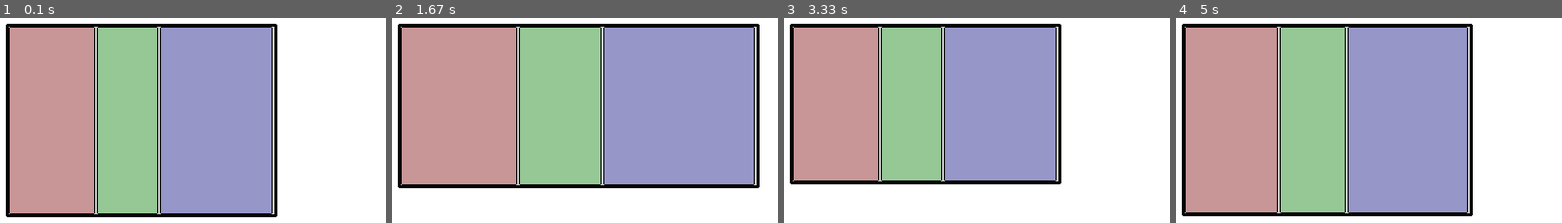
Above: before the commit, frames 1-4 (left to right).
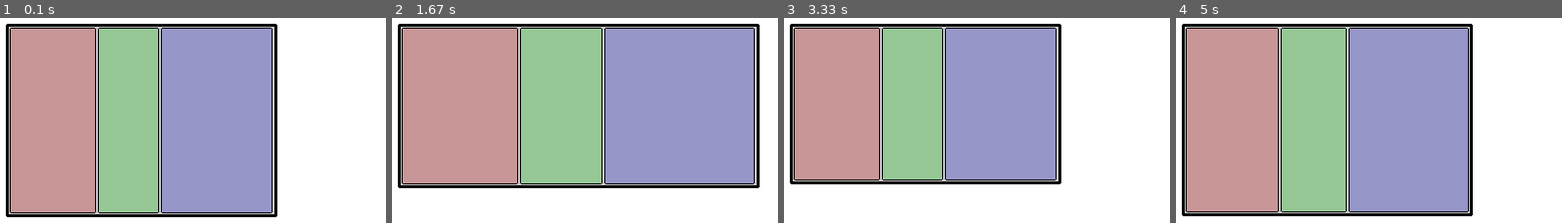
Above: after the commit, the same moments.

Repository: Machine-builder/pygame-ui
Game: pygame game, started from src/examples/basic.py
The game is run twice, just before and just after one commit, with the same random seed, the same clock (stepped at 60 frames per second) and the same inputs.
Inputs (mouse positions are in pixels of both pictures, inside the frame that each line leads up to):
- Up to frame 1 (0.1 s): no input
- Up to frame 2 (1.67 s): hold D 0.33-0.8 s; move the mouse to (outside the picture) at 0.37 s; hold W 0.83-1.13 s; hold D 1.17-1.63 s
- Up to frame 3 (3.33 s): hold A 1.67-2.2 s; hold S 2.23-2.53 s; hold A 2.57-2.97 s; hold W from 3 s (still down)
- Up to frame 4 (5 s): release W at 3.37 s; hold D 3.4-4.03 s; hold S 4.07-4.43 s; hold A 4.47-4.93 s; hold D from 4.97 s (still down)

The runs differ from the first frame. In frame 1, 3.5% of the frame differs, in the area x 2-71%, y 4-96%; in frame 2, 3.6%; in frame 3, 3.1%; in frame 4, 4.0%, in the area x 2-76%, y 4-96%.

Commit message:
Add files via upload

Diff:
--- a/setup.py
+++ b/setup.py
@@ -5,7 +5,7 @@
 
 setuptools.setup(
     name="pygame-ui-mb",
-    version="0.0.4",
+    version="0.0.5",
     author="MACHINE_BUILDER",
     description="A package for fluid uis in PyGame",
     long_description=long_description,
--- a/src/PygameUi/__init__.py
+++ b/src/PygameUi/__init__.py
@@ -1,4 +1,4 @@
-__version__ = '0.0.4'
+__version__ = '0.0.5'
 
 from .layout import Layout
 
--- a/src/PygameUi/container.py
+++ b/src/PygameUi/container.py
@@ -87,6 +87,25 @@
         matches = [
             child for child in self._children if filter_function(child)]
         return matches
+
+
+    # run functions on children -------------------------------------------- #
+
+    def run_functions_on_children(self, function, all_children=True):
+        """run a given function on this widget's children
+        all_children specifies whether to run the function
+        for every child under this widget (deep search),
+        or just to run it for each top-level child
+
+        returns the amount of children that the function
+        was run on"""
+        if all_children:
+            run_function_on = self.all_children()
+        else:
+            run_function_on = self._children
+        for child in run_function_on:
+            function(child)
+        return len(run_function_on)
 
 
     # minimum size check --------------------------------------------------- #
@@ -151,18 +170,21 @@
             cover_area = self.w
             cover_area -= sum([child.w for child in self.filter_children_top(
                 lambda c: not c.style.stretch[0])])
-            cover_area -= self._padding[1]
-            cover_area -= self._padding[3]
-            cover_area -= self.margin[1]
-            cover_area -= self.margin[3]
+            cover_area -= self.style.padding[1]
+            cover_area -= self.style.padding[3]
+            cover_area -= self.style.margin[1]
+            cover_area -= self.style.margin[3]
+            if self.name == 'debug':
+                print(self.size)
+                print("fluid area X:", cover_area)
         elif axis == Tags.Y:
             cover_area = self.h
             cover_area -= sum([child.w for child in self.filter_children_top(
                 lambda c: not c.style.stretch[1])])
-            cover_area -= self._padding[0]
-            cover_area -= self._padding[2]
-            cover_area -= self.margin[0]
-            cover_area -= self.margin[2]
+            cover_area -= self.style.padding[0]
+            cover_area -= self.style.padding[2]
+            cover_area -= self.style.margin[0]
+            cover_area -= self.style.margin[2]
         return cover_area
 
     def align_fluid_children(self):
@@ -236,14 +258,14 @@
 
                 # calculate the individual height of each child widget
                 height_individual = self.h
-                height_individual -= self._padding[0] # T padding (top)
-                height_individual -= self._padding[2] # B padding (bottom)
-                height_individual -= self.margin[0] # T margin (top)
-                height_individual -= self.margin[2] # B margin (bottom)
+                height_individual -= self.style.padding[0] # T padding (top)
+                height_individual -= self.style.padding[2] # B padding (bottom)
+                height_individual -= self.style.margin[0] # T margin (top)
+                height_individual -= self.style.margin[2] # B margin (bottom)
 
                 # track the x position for each child widget,
                 # so we can move it according to each child's width
-                x_position = self._padding[1] + self.margin[1]
+                x_position = self.style.padding[1] + self.style.margin[1]
 
                 # change the widths of all the fluid-width children
                 for child in self._children:
@@ -267,7 +289,7 @@
                     # set the child's y position to this widget's padding
                     # basically, push it down a bit to give it room from
                     # the top border
-                    child.y = self._padding[0] + self.margin[0]
+                    child.y = self.style.padding[0] + self.style.margin[0]
 
         elif layout.direction == Tags.COL:
             if layout.size == Tags.FIT:
@@ -291,14 +313,14 @@
 
                 # calculate the individual width of each child widget
                 width_individual = self.w
-                width_individual -= self._padding[1] # L padding (left)
-                width_individual -= self._padding[3] # R padding (right)
-                width_individual -= self.margin[1] # L margin (left)
-                width_individual -= self.margin[3] # R margin (right)
+                width_individual -= self.style.padding[1] # L padding (left)
+                width_individual -= self.style.padding[3] # R padding (right)
+                width_individual -= self.style.margin[1] # L margin (left)
+                width_individual -= self.style.margin[3] # R margin (right)
 
                 # track the y position for each child widget,
                 # so we can move it according to each child's height
-                y_position = self._padding[0] + self.margin[0]
+                y_position = self.style.padding[0] + self.style.margin[0]
 
                 # change the widths of all the fluid-height children
                 for child in self._children:
@@ -321,7 +343,7 @@
                     # set the child's x position to this widget's padding
                     # basically, push it right a bit to give it room from
                     # the left border
-                    child.x = self._padding[1] + self.margin[1]
+                    child.x = self.style.padding[1] + self.style.margin[1]
 
         for child in self._children:
             if child._has_children:
--- a/src/PygameUi/styles.py
+++ b/src/PygameUi/styles.py
@@ -1,5 +1,39 @@
 import pygame
 from .widget_tags import Tags
+from typing import Union
+
+
+class Utility():
+    @staticmethod
+    def Colour(colour):
+        """takes an argument, and returns an RGB tuplet"""
+        if type(colour) == tuple:
+            return colour
+        if type(colour) == list:
+            return tuple(colour)
+        if type(colour) == int:
+            return (colour,colour,colour)
+        if type(colour) == float:
+            return Utility.Colour(int(colour*255))
+
+    @staticmethod
+    def QuadTLBR(value):
+        """takes an argument, and returns a TLBR tuplet"""
+        if type(value) == tuple:
+            if len(value) == 4:
+                return value
+            if len(value) == 2:
+                return (value[1], value[0],
+                        value[1], value[0])
+        if type(value) == list:
+            if len(value) == 4:
+                return tuple(value)
+            if len(value) == 2:
+                return (value[1], value[0],
+                        value[1], value[0])
+        if type(value) == int:
+            return (value,value,value,value)
+
 
 class Style():
     """a widget's style
@@ -12,6 +46,8 @@
         self._border = border
         self._border_radius = border_radius
 
+        self._transparent_background = False
+
         self.stretch = (True,True)
         self.stretch_value = (1,1)
 
@@ -21,10 +57,11 @@
         self._padding = (1,1,1,1)
 
     def draw(self, surface, rect):
-        pygame.draw.rect(surface=surface,
-                         color=self._background,
-                         rect=rect,
-                         border_radius=self._border_radius)
+        if not self._transparent_background:
+            pygame.draw.rect(surface=surface,
+                             color=self._background,
+                             rect=rect,
+                             border_radius=self._border_radius)
         if self.border[0] != 0:
             border_width, border_colour = self._border
             pygame.draw.rect(surface=surface,
@@ -38,7 +75,18 @@
         return self._background
     @background.setter
     def background(self, colour):
-        self._background = colour
+        self._background = Utility.Colour(colour)
+    def set_background(self, colour):
+        self.background = colour
+
+    @property
+    def transparent_background(self):
+        return self._transparent_background
+    @transparent_background.setter
+    def transparent_background(self, value:bool):
+        self._transparent_background = value
+    def set_transparent_background(self, value:bool):
+        self.transparent_background = value
 
     @property
     def border(self):
@@ -46,34 +94,47 @@
     @border.setter
     def border(self, border):
         self._border = border
+    def set_border(self, border):
+        self.border = border
 
     @property
     def border_colour(self):
         return self._border[1]
     @border_colour.setter
     def border_colour(self, colour):
-        self._border = (self._border[0], colour)
+        self._border = (self._border[0],Utility.Colour(colour))
+    def set_border_colour(self, colour):
+        self.border_colour = colour
 
     @property
     def border_thickness(self):
         return self._border[0]
     @border_thickness.setter
-    def border_thickness(self, thickness):
+    def border_thickness(self, thickness:int):
         self._border = (thickness, self._border[1])
+    def set_border_thickness(self, thickness:int):
+        self.border_thickness = thickness
 
     @property
     def border_radius(self):
         return self._border_radius
     @border_radius.setter
-    def border_radius(self, radius):
+    def border_radius(self, radius:int):
         self._border_radius = radius
+    def set_border_radius(self, radius:int):
+        self.border_radius = radius
 
     @property
     def margin(self):
         return self._margin
     @margin.setter
     def margin(self, margin):
-        self._margin = margin
+        self._margin = Utility.QuadTLBR(margin)
+        self.ensure_positive_margin()
+
+    def ensure_positive_margin(self):
+        self._margin = (max(self._margin[0],0), max(self._margin[1],0),
+                        max(self._margin[2],0), max(self._margin[3],0))
 
     @property
     def margin_align(self):
@@ -87,4 +148,4 @@
         return self._padding
     @padding.setter
     def padding(self, padding):
-        self._padding = padding
+        self._padding = Utility.QuadTLBR(padding)
--- a/src/PygameUi/widget.py
+++ b/src/PygameUi/widget.py
@@ -237,16 +237,7 @@
         return self.style.padding
     @padding.setter
     def padding(self, padding):
-        if type(padding) == tuple:
-            if len(padding) == 4:
-                self.style.padding = padding
-            elif len(padding) == 2:
-                self.style.padding = (padding[1],
-                                 padding[0],
-                                 padding[1],
-                                 padding[0])
-        elif type(padding) == int:
-            self.style.padding = (padding,padding,padding,padding)
+        self.style.padding = padding
         self.reposition_children_check()
 
     @property
@@ -254,20 +245,8 @@
         return self.style.margin
     @margin.setter
     def margin(self, margin):
-        if type(margin) == tuple:
-            if len(margin) == 4:
-                self.style.margin = margin
-            elif len(margin) == 2:
-                self.style.margin = (margin[1], margin[0],
-                                     margin[1], margin[0])
-        elif type(margin) == int:
-            self.style.margin = (margin,margin,margin,margin)
-        self.ensure_positive_margin()
+        self.style.margin = margin
         self.reposition_children_check()
-
-    def ensure_positive_margin(self):
-        self.style.margin = (max(self.margin[0],0), max(self.margin[1],0),
-                             max(self.margin[2],0), max(self.margin[3],0))
 
 
     # borders & rects ------------------------------------------------------ #
@@ -332,7 +311,7 @@
             child.draw(surface)
 
 
-
+    # event-linking functionality ------------------------------------------ #
 
     @property
     def on_click(self): return self._on_click
@@ -344,6 +323,7 @@
         self._on_click = function
 
 
+    # minimum-size calculations for scaling -------------------------------- #
 
     def ovr_add_minimum_size(self):
         """function intended to be overwritten"""
@@ -383,6 +363,9 @@
 
         return tuple(min_size)
 
+
+    # fluid margins -------------------------------------------------------- #
+
     def adjust_margins_to_area(self, area_x, area_y):
         """adjust a widget's margins to make it
         a set width and height within an area"""
@@ -395,27 +378,34 @@
         style = self.style
 
         if style.margin_align[0] == Tags.CENTER:
-            margin_L, margin_R = math.floor(differenceX/2), math.ceil(differenceX/2)
+            margin_L = math.floor(differenceX/2)
+            margin_R = math.ceil(differenceX/2)
         elif style.margin_align[0] == Tags.LEFT:
-            margin_L, margin_R = min_margin[1], differenceX-min_margin[1]
+            margin_L = min_margin[1]
+            margin_R = differenceX-min_margin[1]
         elif style.margin_align[0] == Tags.RIGHT:
-            margin_L, margin_R = differenceX-min_margin[3], min_margin[3]
+            margin_L = differenceX-min_margin[3]
+            margin_R = min_margin[3]
 
         if style.margin_align[1] == Tags.CENTER:
-            margin_T, margin_B = math.floor(differenceY/2), math.ceil(differenceY/2)
-        elif style.margin_align[1] == Tags.LEFT:
-            margin_T, margin_B = min_margin[0], differenceY-min_margin[0]
-        elif style.margin_align[1] == Tags.RIGHT:
-            margin_T, margin_B = differenceY-min_margin[2], min_margin[2]
-
-        self.margin = (margin_T,
-                       margin_L,
-                       margin_B,
-                       margin_R)
+            margin_T = math.floor(differenceY/2)
+            margin_B = math.ceil(differenceY/2)
+        elif style.margin_align[1] == Tags.TOP:
+            margin_T = min_margin[0]
+            margin_B = differenceY-min_margin[0]
+        elif style.margin_align[1] == Tags.BOT:
+            margin_T = differenceY-min_margin[2]
+            margin_B = min_margin[2]
+
+        self.margin = (margin_T,margin_L,
+                       margin_B,margin_R)
+
+
+    # child repositioning -------------------------------------------------- #
 
     def reposition_children_check(self):
-        """the function run which calls self.reposition_children()
-        but only if auto-reposition is enabled"""
+        """run self.reposition_children()
+        only if auto-reposition is enabled"""
         if self._auto_reposition_children:
             self.reposition_children()
 
--- /dev/null
+++ b/src/examples/transparent.py
@@ -0,0 +1,149 @@
+
+# import modules ----------------------------------------------------------- #
+
+import sys
+sys.path.append('../')
+import PygameUi
+
+pygame = PygameUi.pygame
+
+Tags = PygameUi.widget_tags.Tags
+
+Widget = PygameUi.Widget
+Container = PygameUi.Container
+Window = PygameUi.Window
+
+ImageWidget = PygameUi.ImageWidget
+Label = PygameUi.Label
+
+
+# pygame and font init ----------------------------------------------------- #
+
+pygame.init()
+font = pygame.font.Font('../resources/font.ttf', 16)
+
+clock = pygame.time.Clock()
+
+
+# initialise display & ui--------------------------------------------------- #
+
+display = pygame.display.set_mode([640,480])
+
+window = Window()
+
+window_w = 280
+window_h = 200
+
+window.size = (window_w,window_h)
+window.position = (20,20)
+window.layout_direction = Tags.ROW
+window.padding = 3
+
+container_1 = Container(window)
+container_1.style.background = (200,150,150)
+container_1.style.border_thickness = 1
+container_1.style.border_radius = 2
+container_1.fluid_size = 1,1
+container_1.margin = 1
+
+container_2 = Container(window)
+container_2.style.background = (150,200,150)
+container_2.style.border_thickness = 1
+container_2.style.border_radius = 2
+container_2.fluid_size = 1,1
+container_2.margin = 1
+
+container_3 = Container(window)
+container_3.layout_direction = Tags.COL
+container_3.fluid_size = 1.75,1
+container_3.margin = 1
+container_3.padding = 3
+container_3.style.background = (150,150,200)
+
+for i in range(5):
+    # add more widgets to this last container
+    list_widget = Container(container_3)
+    list_widget.margin = 2
+    list_widget.style.border_radius = 4
+    list_widget.style.border_colour = (20,20,20)
+    list_widget.style.border_thickness = 1
+    list_widget.style.background = (180,180,180) if (
+        i%2 == 0) else (220,220,220)
+    container_3.add_child(list_widget)
+
+extra_widget = Widget(container_3.child_at(2))
+extra_widget.margin = 3
+extra_widget.style.background = (190,190,230)
+extra_widget.style.border_thickness = 1
+extra_widget.style.border_radius = 2
+
+container_3.child_at(2).style.border_thickness = 0
+container_3.child_at(2).style.padding = 35
+container_3.child_at(2).add_child(extra_widget)
+container_3.child_at(2).name = 'debug'
+container_3.child_at(2).reposition_children()
+container_3.child_at(2).name = 'widget'
+container_3.align_fluid_children()
+
+print(container_3.child_at(2).style.padding)
+
+window.add_child(container_1)
+window.add_child(container_2)
+window.add_child(container_3)
+
+window.run_functions_on_children(
+    function=lambda widget: widget.style.set_transparent_background(True),
+    all_children=True
+)
+window.style.transparent_background = True
+
+# allows any change in size, style, or whatever
+# to reposition the widget's children, and their children too
+window.auto_reposition_children = True
+
+
+# main loop ---------------------------------------------------------------- #
+
+run = True
+while run:
+    deltatime = clock.tick(60)/1000
+
+    pygame_events = pygame.event.get()
+    for event in pygame_events:
+        if event.type == pygame.QUIT:
+            run = False
+
+        if event.type == pygame.KEYDOWN:
+            if event.key == pygame.K_e:
+                print(window.get_minimum_size(True))
+            elif event.key == pygame.K_r:
+                window_w, window_h = window.get_minimum_size()
+
+    window.process_events(pygame_events)
+
+    keys = pygame.key.get_pressed()
+
+    if keys[pygame.K_a]:
+        window_w -= 100*deltatime
+    if keys[pygame.K_d]:
+        window_w += 100*deltatime
+    if keys[pygame.K_w]:
+        window_h -= 100*deltatime
+    if keys[pygame.K_s]:
+        window_h += 100*deltatime
+
+    window.size = (int(window_w),int(window_h))
+
+    window_w = max(window.minimum_size[0], window_w)
+    window_h = max(window.minimum_size[1], window_h)
+
+    display.fill((255,255,255),)
+
+    window.draw(display)
+
+    pygame.display.flip()
+
+
+# quit pygame -------------------------------------------------------------- #
+
+pygame.quit()
